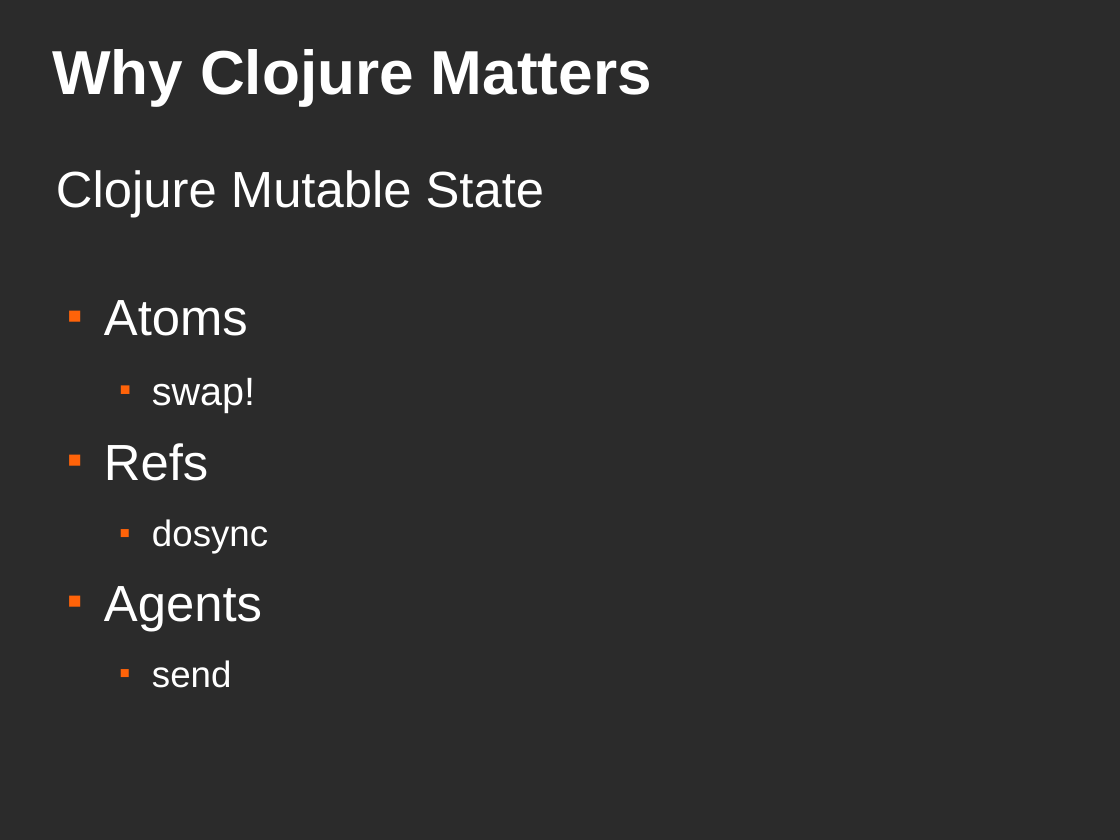
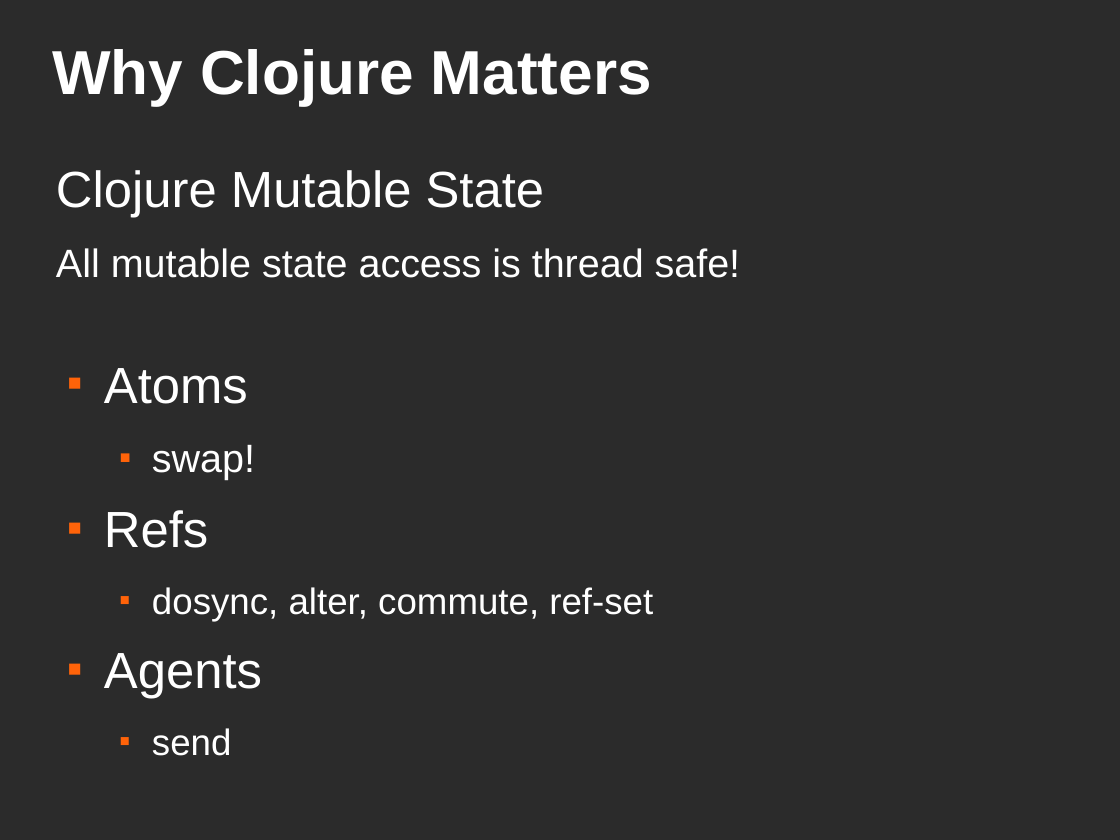
Before and after one commit to ckirkendall/cinjug-sept-2011, a slide deck: slide 13 of presentation/why-clojure-cinjug.odp (slide 10 before the commit). Drawn at 1120x840 pixels with LibreOffice and Linux fonts; fonts in the diff are those of the drawing; background and template pictures are left out; a plain dark background stands for a picture behind light text. Boxes give left, top, right and bottom in pixels: in the first picture for what was removed or moved away, otherwise in the second. Text is boxed around its words. In the diff, an @@ line names an element or a change of style, - is before the commit and + after.

```diff
--- a/presentation/why-clojure-cinjug.odp
+++ b/presentation/why-clojure-cinjug.odp
@@ text at (56,248,741,278): paragraph added @@
+All mutable state access is thread safe!
@@ text at (152,587,653,621): text changed @@
-  ■ dosync
+  ■ dosync, alter, commute, ref-set
```
Also in this commit, not shown: 5 other slides changed, 3 slides added, 4 other files.
